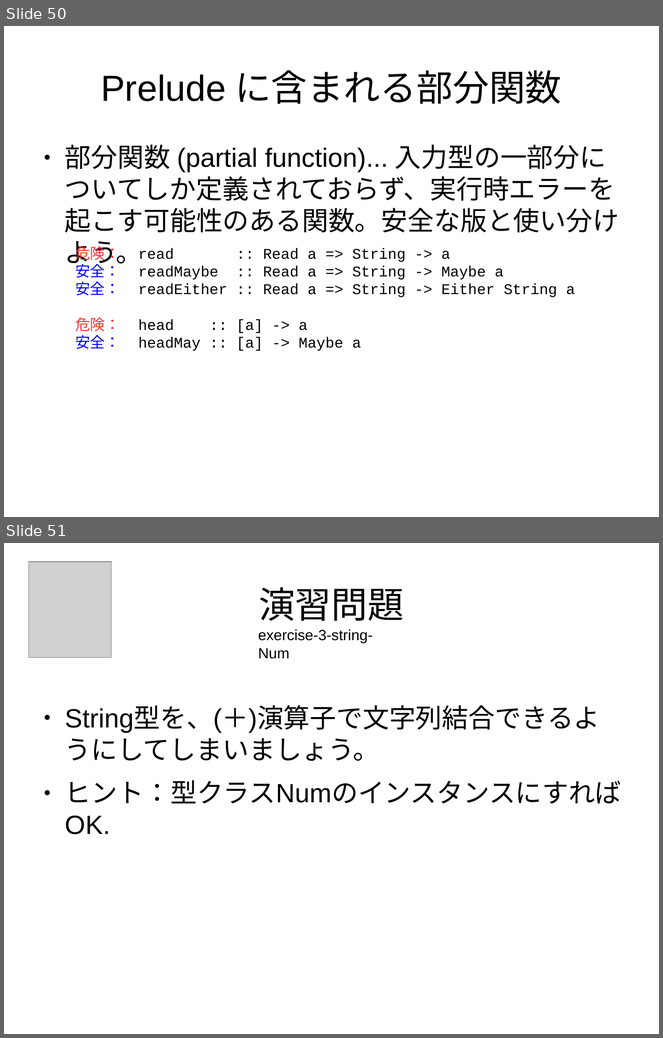
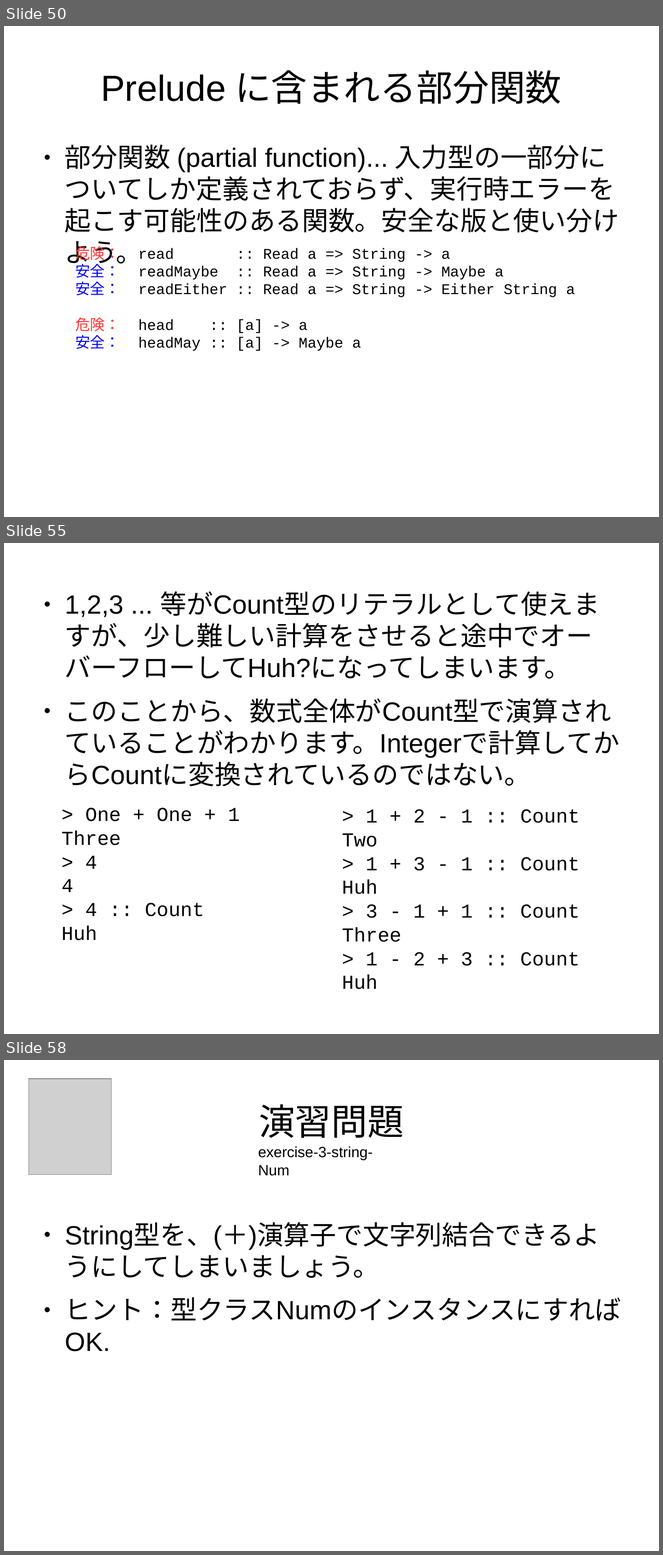
Before and after one commit to nushio3/learn-haskell, a slide deck: Tsukuba-2016.odp. Shown one above the other, each under a label of ours: slides 50 and 51 before the commit, slides 50, 55 and 58 after it; the slides between them are not shown. The pictures are 663x1038 and 663x1555 pixels, drawn with LibreOffice and Linux fonts; fonts in the diff are those of the drawing; grey boxes stand for pictures. Boxes give left, top, right and bottom in pixels: in the first picture for what was removed or moved away, otherwise in the second. Text is boxed around its words. In the diff, an @@ line names an element or a change of style, - is before the commit and + after.

```diff
--- a/Tsukuba-2016.odp
+++ b/Tsukuba-2016.odp
@@ slide 55 added at (x1=4, y1=543, x2=659, y2=1034), background #FFFFFF @@
@@ text added at (x1=65, y1=591, x2=620, y2=786), 32 pt, text #000000 @@
+● 1,2,3 ... 等がCount型のリテラルとして使えますが、少し難しい計算をさせると途中でオーバーフローしてHuh?になってしまいます。
+● このことから、数式全体がCount型で演算されていることがわかります。Integerで計算してからCountに変換されているのではない。
@@ text added at (x1=62, y1=808, x2=240, y2=941), 24 pt, text #000000 @@
+> One + One + 1
+Three
+> 4
+4
+> 4 :: Count
+Huh
@@ text added at (x1=342, y1=809, x2=580, y2=990), 24 pt, text #000000 @@
+> 1 + 2 - 1 :: Count
+Two
+> 1 + 3 - 1 :: Count
+Huh
+> 3 - 1 + 1 :: Count
+Three
+> 1 - 2 + 3 :: Count
+Huh
@@ what was slide 51 is now slide 58 @@
```
Also in this commit, not shown: 6 other slides added, 2 other files.
